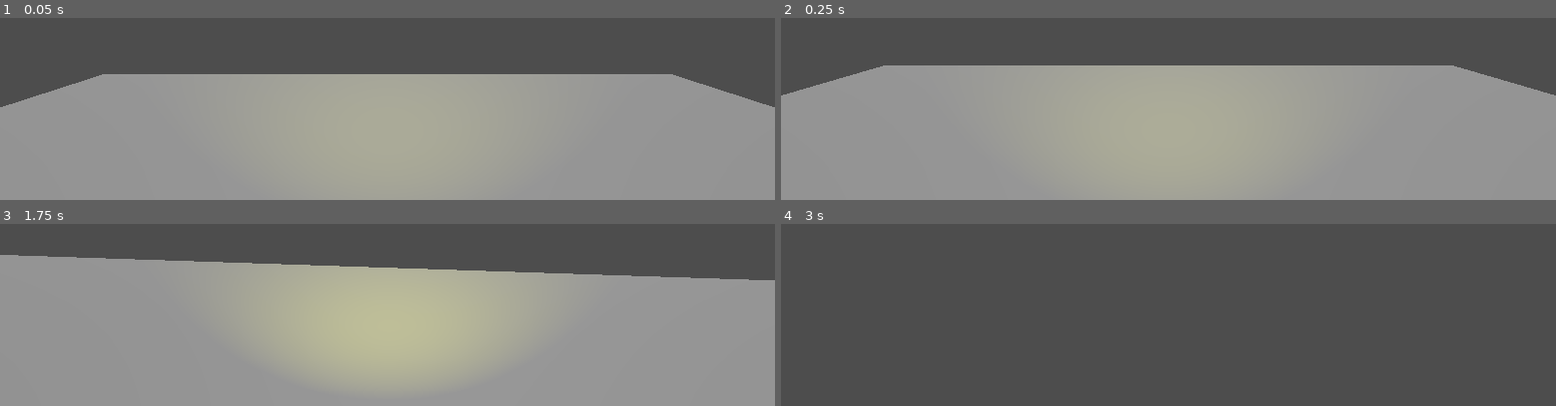
Above: before the commit, frames 1-4 (two rows, left to right).
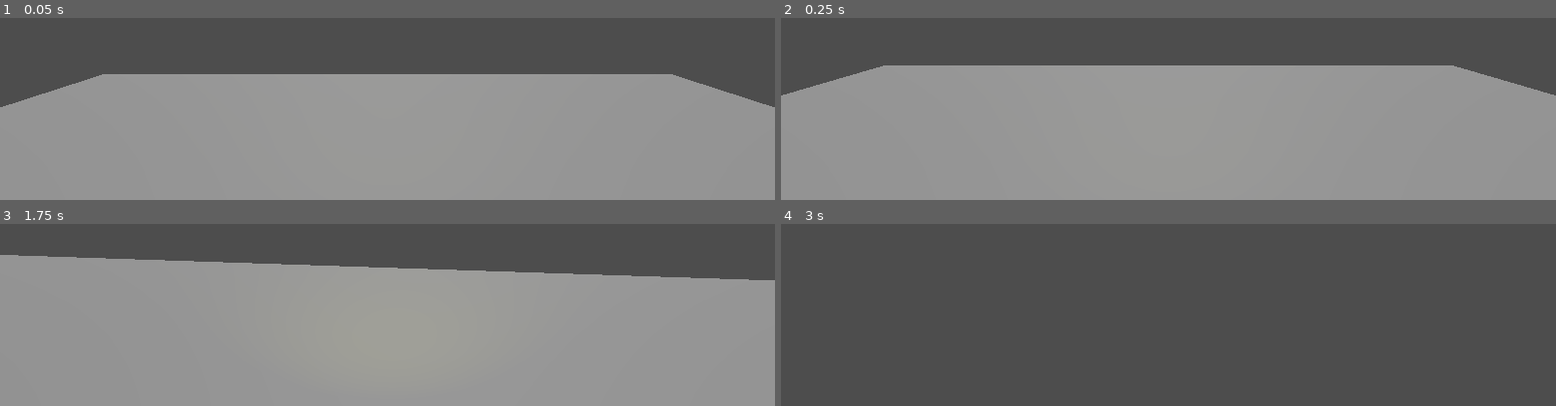
Above: after the commit, the same moments.

Repository: afanmubashir22/what-is-behind-
Game: Godot game, scene res://main_world.tscn
The game is run twice, just before and just after one commit, with the same random seed, the same clock (stepped at 60 frames per second) and the same inputs.
Inputs (mouse positions are in pixels of both pictures, inside the frame that each line leads up to):
- Up to frame 1 (0.05 s): no input
- Up to frame 2 (0.25 s): no input
- Up to frame 3 (1.75 s): tap Enter at 0.5 s; move the mouse to (outside the picture) at 0.52 s; hold Up (ui_up) from 0.53 s (still down); tap Alt at 0.6 s; tap Space (jump) at 0.77, 1.52 s; move the mouse to (outside the picture) at 1.27 s; tap Shift at 1.35 s
- Up to frame 4 (3 s): keep holding Up (ui_up); move the mouse to (outside the picture) at 2.02 s; tap Alt at 2.1 s; tap Space (jump) at 2.75 s; move the mouse to (outside the picture) at 2.77 s; tap Shift at 2.85 s

The runs differ from the first frame. In frame 3, 6.5% of the frame differs, in the area x 40-60%, y 31-75%; in frame 4, nothing differs.

Commit message:
i made rooms and creepy lights for the basement and hall next is the furniture so it looks spoooky

Diff:
--- a/house.tscn
+++ b/house.tscn
@@ -29,6 +29,9 @@
 [sub_resource type="StandardMaterial3D" id="StandardMaterial3D_umavc"]
 albedo_texture = ExtResource("9_k3v7f")
 
+[sub_resource type="StandardMaterial3D" id="StandardMaterial3D_k3v7f"]
+albedo_texture = ExtResource("9_k3v7f")
+
 [sub_resource type="StandardMaterial3D" id="StandardMaterial3D_shbcp"]
 albedo_texture = ExtResource("10_q8yd6")
 
@@ -262,6 +265,24 @@
 
 [sub_resource type="StandardMaterial3D" id="StandardMaterial3D_3m531"]
 albedo_texture = ExtResource("3_0l6dv")
+
+[sub_resource type="StandardMaterial3D" id="StandardMaterial3D_0l6dv"]
+albedo_texture = ExtResource("9_k3v7f")
+
+[sub_resource type="StandardMaterial3D" id="StandardMaterial3D_q8yd6"]
+albedo_texture = ExtResource("9_k3v7f")
+
+[sub_resource type="StandardMaterial3D" id="StandardMaterial3D_wp4dx"]
+albedo_texture = ExtResource("1_2y50f")
+
+[sub_resource type="StandardMaterial3D" id="StandardMaterial3D_nut5b"]
+albedo_texture = ExtResource("1_2y50f")
+
+[sub_resource type="StandardMaterial3D" id="StandardMaterial3D_yqli2"]
+albedo_texture = ExtResource("9_k3v7f")
+
+[sub_resource type="StandardMaterial3D" id="StandardMaterial3D_m6qyk"]
+albedo_texture = ExtResource("9_k3v7f")
 
 [node name="House" type="Node3D" unique_id=797279155]
 
@@ -447,7 +468,7 @@
 
 [node name="Void_Blocker_Roof" type="CSGBox3D" parent="." unique_id=744404043]
 transform = Transform3D(1, 0, 0, 0, 1, 0, 0, 0, 1, 16.053337, 1.520686, 7.245921)
-material_override = ExtResource("1_o1325")
+material_override = SubResource("StandardMaterial3D_k3v7f")
 use_collision = true
 size = Vector3(3.02948, 0.22839648, 6.0877457)
 
@@ -968,3 +989,106 @@
 transform = Transform3D(1, 0, 0, 0, 1, 0, 0, 0, 1, 16.177742, -6.4071074, 3.5192485)
 use_collision = true
 size = Vector3(2.993, 0.2, 0.3405625)
+
+[node name="ThirdFloor_Rooms" type="Node3D" parent="." unique_id=1920090356]
+
+[node name="ThirdFloor_Rooms" type="CSGBox3D" parent="ThirdFloor_Rooms" unique_id=954654381]
+transform = Transform3D(1, 0, 0, 0, 1, 0, 0, 0, 1, 6.995926, -0.42343295, 0.67587465)
+material_override = SubResource("StandardMaterial3D_0l6dv")
+use_collision = true
+size = Vector3(23.900543, 3.6903076, 1)
+
+[node name="CSGBox3D" type="CSGBox3D" parent="ThirdFloor_Rooms/ThirdFloor_Rooms" unique_id=353110071]
+transform = Transform3D(1, 0, 0, 0, 1, 0, 0, 0, 1, 0, 0.055524826, -7.049413)
+size = Vector3(1, 3.951355, 13.133545)
+
+[node name="CSGBox3D" type="CSGBox3D" parent="ThirdFloor_Rooms/ThirdFloor_Rooms/CSGBox3D" unique_id=1706406532]
+transform = Transform3D(1, 0, 0, 0, 1, 0, 0, 0, 1, 0, -0.69018555, 0.3237915)
+operation = 2
+size = Vector3(1, 2.380371, 1.647583)
+
+[node name="CSGBox3D2" type="CSGBox3D" parent="ThirdFloor_Rooms/ThirdFloor_Rooms" unique_id=1693941547]
+transform = Transform3D(1, 0, 0, 0, 1, 0, 0, 0, 1, 0, 0.08647728, 5.519406)
+size = Vector3(1, 3.689312, 10.051331)
+
+[node name="CSGBox3D" type="CSGBox3D" parent="ThirdFloor_Rooms/ThirdFloor_Rooms/CSGBox3D2" unique_id=1257620424]
+transform = Transform3D(1, 0, 0, 0, 1, 0, 0, 0, 1, 0, -0.52545166, -0.33813477)
+operation = 2
+size = Vector3(1, 2.6951904, 1.6762695)
+
+[node name="CSGBox3D3" type="CSGBox3D" parent="ThirdFloor_Rooms/ThirdFloor_Rooms" unique_id=1085555046]
+transform = Transform3D(1, 0, 0, 0, 1, 0, 0, 0, 1, 4.561488, -0.6682129, 0)
+operation = 2
+size = Vector3(1.8178711, 2.3364258, 1)
+
+[node name="CSGBox3D4" type="CSGBox3D" parent="ThirdFloor_Rooms/ThirdFloor_Rooms" unique_id=1901082294]
+transform = Transform3D(1, 0, 0, 0, 1, 0, 0, 0, 1, -10.830351, -0.56951904, 0)
+operation = 2
+size = Vector3(1.6514893, 2.4332275, 1)
+
+[node name="Basement_Rooms" type="Node3D" parent="." unique_id=2087594628]
+
+[node name="Basement_wall_1" type="CSGBox3D" parent="Basement_Rooms" unique_id=721721488]
+transform = Transform3D(1, 0, 0, 0, 1, 0, 0, 0, 1, 13.835067, -12.242681, -0.7604201)
+material_override = SubResource("StandardMaterial3D_q8yd6")
+size = Vector3(0.32235718, 3.665501, 24.023087)
+
+[node name="Basement_Door_1" type="CSGBox3D" parent="Basement_Rooms/Basement_wall_1" unique_id=2133501796]
+transform = Transform3D(1, 0, 0, 0, 1, 0, 0, 0, 1, 0, -0.68292236, -9.904573)
+operation = 2
+size = Vector3(1, 2.3658447, 1.3378906)
+
+[node name="Basement_wall_2" type="CSGBox3D" parent="Basement_Rooms" unique_id=888828850]
+transform = Transform3D(1, 0, 0, 0, 1, 0, 0, 0, 1, 4.4034405, -12.251036, -5.7931933)
+material_override = SubResource("StandardMaterial3D_wp4dx")
+size = Vector3(18.787384, 3.6572876, 0.70458984)
+
+[node name="Basement_Door_2" type="CSGBox3D" parent="Basement_Rooms/Basement_wall_2" unique_id=1631213493]
+transform = Transform3D(1, 0, 0, 0, 1, 0, 0, 0, 1, 4.214547, -0.5957794, 0)
+operation = 2
+size = Vector3(1.5820313, 2.428131, 1)
+
+[node name="Basement_wall_3" type="CSGBox3D" parent="Basement_Rooms" unique_id=1783912197]
+transform = Transform3D(1, 0, 0, 0, 1, 0, 0, 0, 1, 3.5087624, -12.290175, -9.452295)
+material_override = SubResource("StandardMaterial3D_nut5b")
+size = Vector3(1, 3.7539673, 6.709961)
+
+[node name="Basement_Door_3" type="CSGBox3D" parent="Basement_Rooms/Basement_wall_3" unique_id=1545507804]
+transform = Transform3D(1, 0, 0, 0, 1, 0, 0, 0, 1, 0, -0.6571045, -0.40844727)
+operation = 2
+size = Vector3(1, 2.314209, 1.8168945)
+
+[node name="Basement_wall_4" type="CSGBox3D" parent="Basement_Rooms" unique_id=46369401]
+transform = Transform3D(1, 0, 0, 0, 1, 0, 0, 0, 1, 4.6257133, -12.265263, 2.8799438)
+material_override = SubResource("StandardMaterial3D_yqli2")
+size = Vector3(1, 3.7017212, 16.650513)
+
+[node name="Basement_Door_4" type="CSGBox3D" parent="Basement_Rooms/Basement_wall_4" unique_id=1036305373]
+transform = Transform3D(1, 0, 0, 0, 1, 0, 0, 0, 1, 0, -0.6611328, 5.622465)
+operation = 2
+size = Vector3(1, 2.3808594, 1.6723633)
+
+[node name="CSGBox3D" type="CSGBox3D" parent="Basement_Rooms" unique_id=790307017]
+transform = Transform3D(1, 0, 0, 0, 1, 0, 0, 0, 1, 9.504667, -12.210335, 2.3652916)
+material_override = SubResource("StandardMaterial3D_m6qyk")
+size = Vector3(8.386895, 3.1315918, 0.7108154)
+
+[node name="CSGBox3D" type="CSGBox3D" parent="Basement_Rooms/CSGBox3D" unique_id=1544254471]
+transform = Transform3D(1, 0, 0, 0, 1, 0, 0, 0, 1, -0.030395508, -0.54437256, 0)
+operation = 2
+size = Vector3(1.3503418, 2.088745, 1)
+
+[node name="OmniLight3D" type="OmniLight3D" parent="Basement_Rooms" unique_id=440551708]
+transform = Transform3D(1, 0, 0, 0, 1, 0, 0, 0, 1, 18.75619, -10.946978, -12.599324)
+light_color = Color(0.9187545, 0.87137115, 0, 1)
+light_energy = 0.5
+
+[node name="OmniLight3D2" type="OmniLight3D" parent="Basement_Rooms" unique_id=634128912]
+transform = Transform3D(1, 0, 0, 0, 1, 0, 0, 0, 1, 13.498702, -10.813447, 10.828205)
+light_color = Color(0.9187545, 0.87137115, 0, 1)
+light_energy = 0.5
+
+[node name="OmniLight3D3" type="OmniLight3D" parent="Basement_Rooms" unique_id=1624098731]
+transform = Transform3D(1, 0, 0, 0, 1, 0, 0, 0, 1, -4.4723606, -10.922542, -5.085862)
+light_color = Color(0.9187545, 0.87137115, 0, 1)
+light_energy = 0.5
--- a/player.tscn
+++ b/player.tscn
@@ -23,5 +23,6 @@
 [node name="Flashlight" type="SpotLight3D" parent="Head" unique_id=791010899]
 transform = Transform3D(1, 0, 0, 0, 1, 0, 0, 0, 1, 0, 0, -0.5)
 light_color = Color(0.8810395, 0.8802515, 0, 1)
-light_energy = 10.0
-spot_range = 30.0
+light_energy = 5.0
+spot_range = 15.422
+spot_attenuation = 2.0
